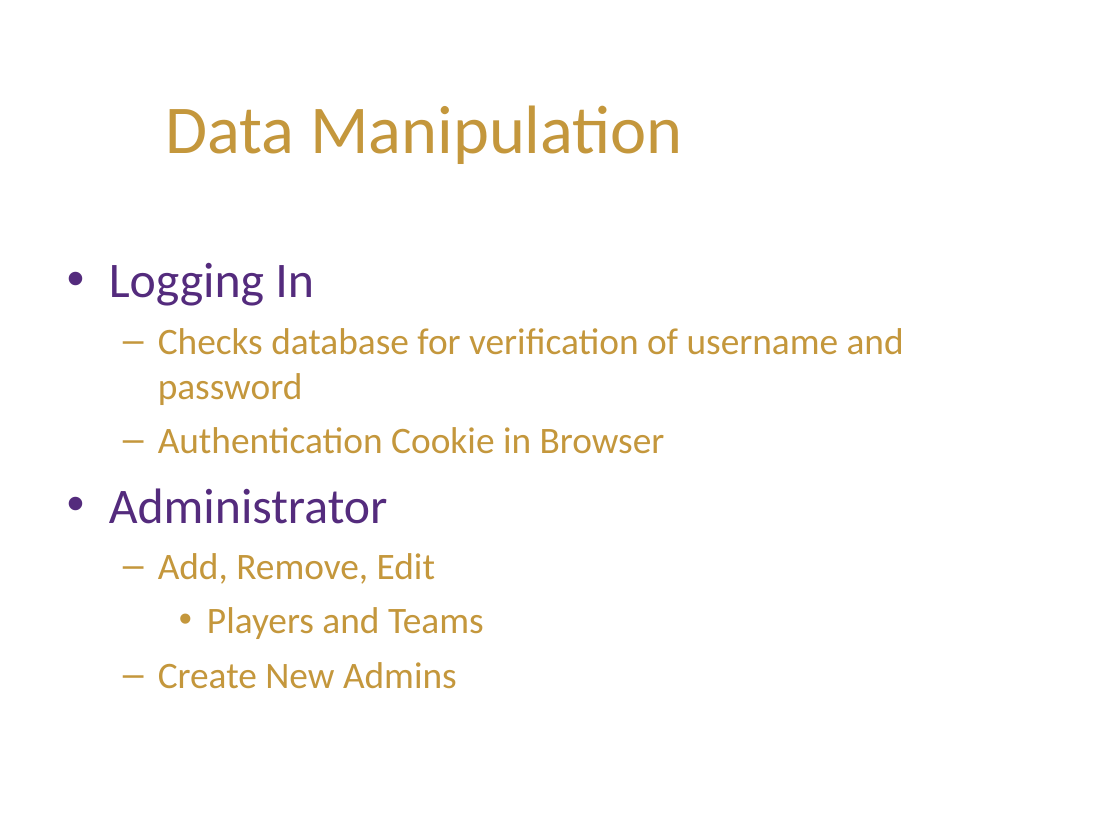
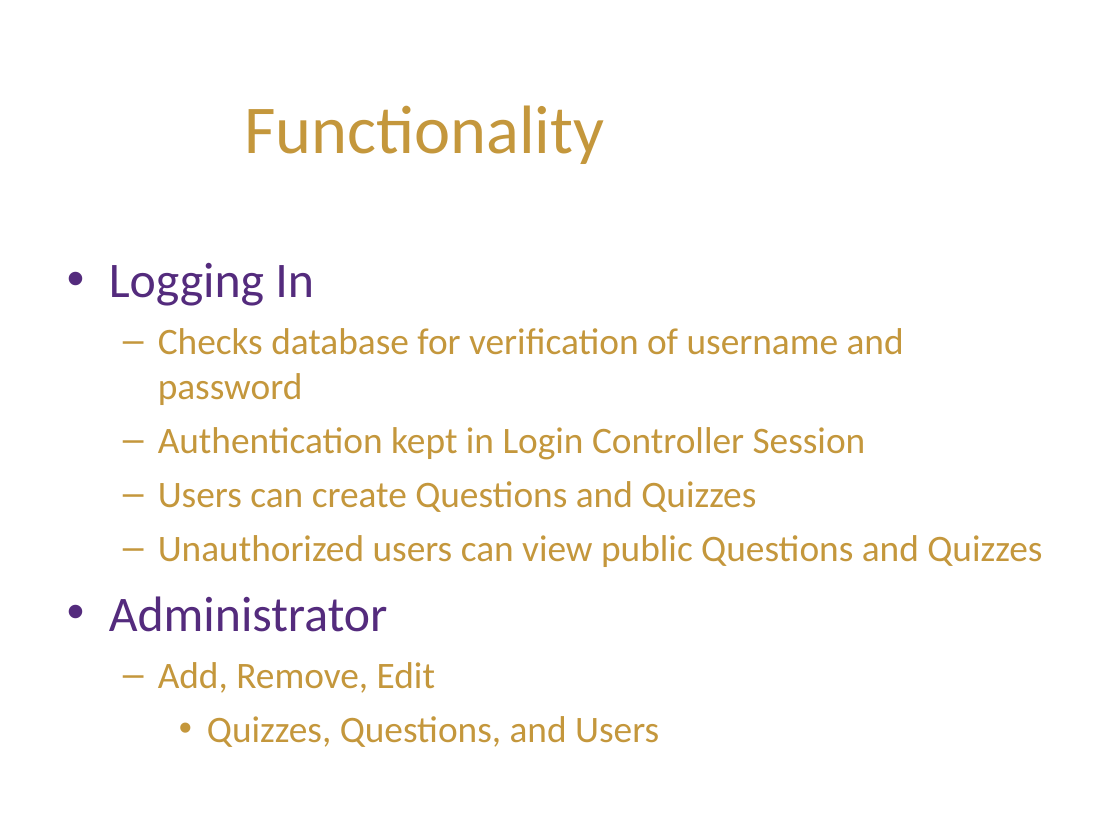
Before and after one commit to macguy2010/QuizBuilder, a slide deck: slide 4 of QuizBuilderPpt.ppt (slide 7 before the commit). Drawn at 1120x840 pixels with LibreOffice and Linux fonts; fonts in the diff are those of the drawing; background and template pictures are left out. Boxes give left, top, right and bottom in pixels: in the first picture for what was removed or moved away, otherwise in the second. Text is boxed around its words. In the diff, an @@ line names an element or a change of style, - is before the commit and + after.

```diff
--- a/QuizBuilderPpt.ppt
+++ b/QuizBuilderPpt.ppt
@@ text at (244, 105, 604, 164): text changed @@
-Data Manipulation
+Functionality
@@ text at (158, 427, 1042, 567): text changed @@
-  – Authentication Cookie in Browser
+  – Authentication kept in Login Controller Session
+  – Users can create Questions and Quizzes
+  – Unauthorized users can view public Questions and Quizzes
@@ text at (207, 716, 659, 747): text changed @@
-    • Players and Teams
-  – Create New Admins
+    • Quizzes, Questions, and Users
```
Also in this commit, not shown: 3 slides added, 10 slides removed, 2 other files.
